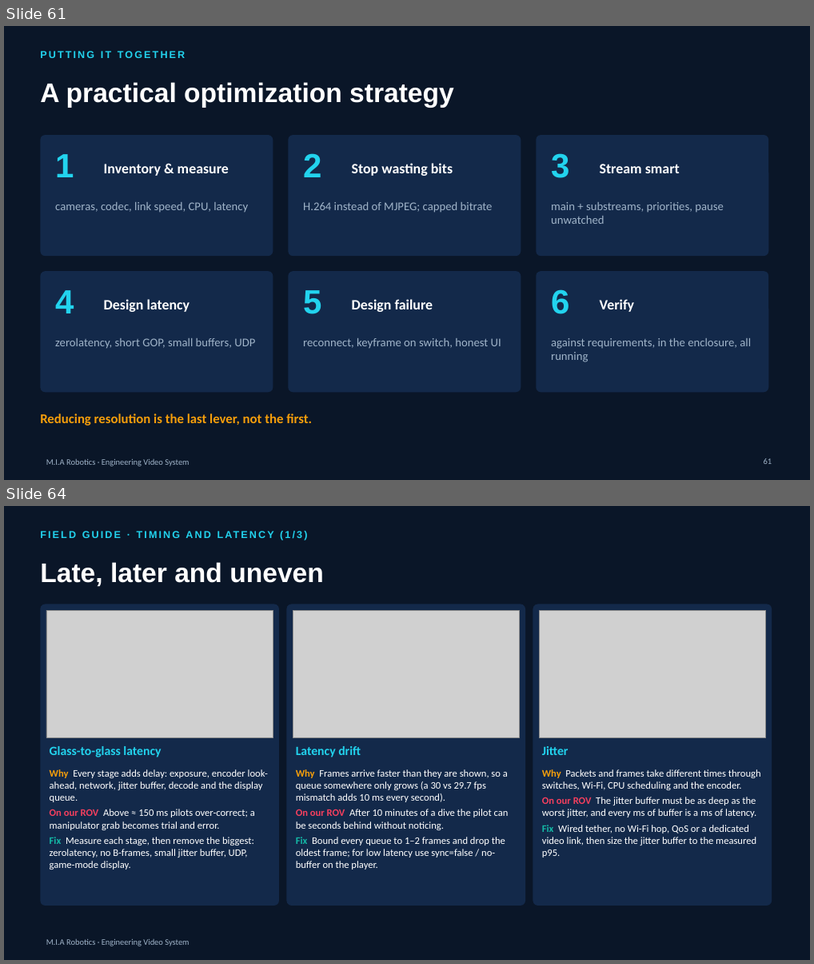
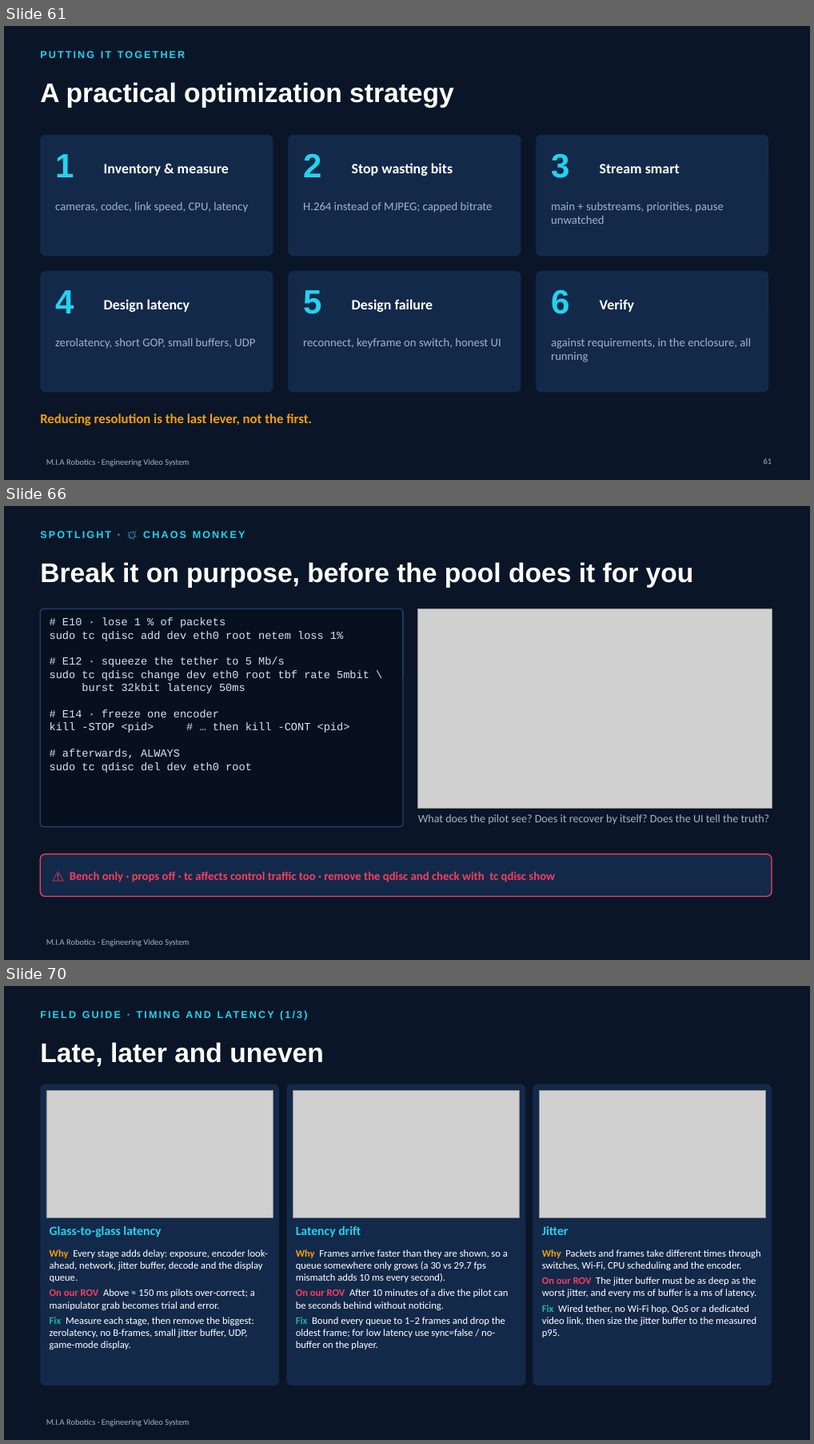
Before and after one commit to YoussefAbbas2001/video-streaming, a slide deck: presentation/MIA_Video_Streaming.pptx. Shown one above the other, each under a label of ours: slides 61 and 64 before the commit, slides 61, 66 and 70 after it; the slides between them are not shown. The pictures are 814x964 and 814x1444 pixels, drawn with LibreOffice and Linux fonts; fonts in the diff are those of the drawing; grey boxes stand for pictures; background and template pictures are left out. Boxes give left, top, right and bottom in pixels: in the first picture for what was removed or moved away, otherwise in the second. Text is boxed around its words. In the diff, an @@ line names an element or a change of style, - is before the commit and + after.

```diff
--- a/presentation/MIA_Video_Streaming.pptx
+++ b/presentation/MIA_Video_Streaming.pptx
@@ slide 66 added at [4, 506, 810, 960], background #0A1628; not listed: 1 template element that a slide beside it also shows @@
@@ text added at [40, 531, 246, 538], 12 pt, text #22D3EE, bold @@
+SPOTLIGHT · 💥 CHAOS MONKEY
@@ title added at [40, 562, 694, 588], 32 pt, text #FFFFFF, bold @@
+Break it on purpose, before the pool does it for you
@@ rounded rectangle added at [40, 609, 403, 827], fill #06101F, outline #24406A 1.25 pt @@
@@ text added at [50, 617, 370, 772], 13 pt, text #D6E4F0 @@
+# E10 · lose 1 % of packets
+sudo tc qdisc add dev eth0 root netem loss 1%
+# E12 · squeeze the tether to 5 Mb/s
+sudo tc qdisc change dev eth0 root tbf rate 5mbit \
+burst 32kbit latency 50ms
+# E14 · freeze one encoder
+kill -STOP <pid> # … then kill -CONT <pid>
+# afterwards, ALWAYS
+sudo tc qdisc del dev eth0 root
@@ picture added at [418, 609, 772, 808] @@
@@ text added at [418, 814, 770, 824], 13.5 pt, text #9FB3C8 @@
+What does the pilot see? Does it recover by itself? Does the UI tell the truth?
@@ rounded rectangle added at [40, 854, 772, 896], fill #13294A, outline #F43F5E 1.25 pt @@
@@ text added at [70, 871, 555, 882], 14 pt, text #F43F5E, bold @@
+⚠ Bench only · props off · tc affects control traffic too · remove the qdisc and check with tc qdisc show
@@ what was slide 64 is now slide 70 @@
```
Also in this commit, not shown: 2 slides changed, 6 other slides added, 1 slide removed, 38 other files.
